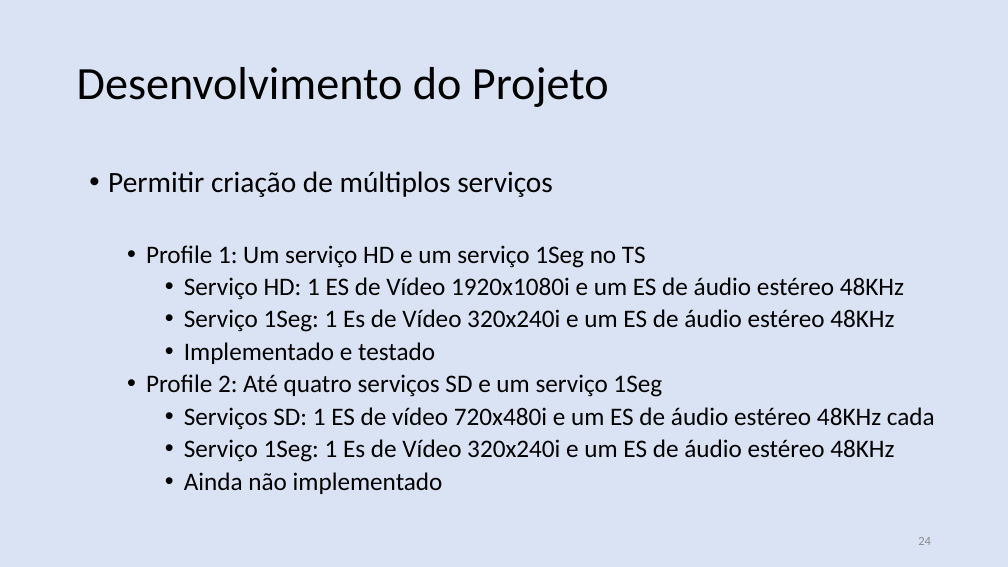
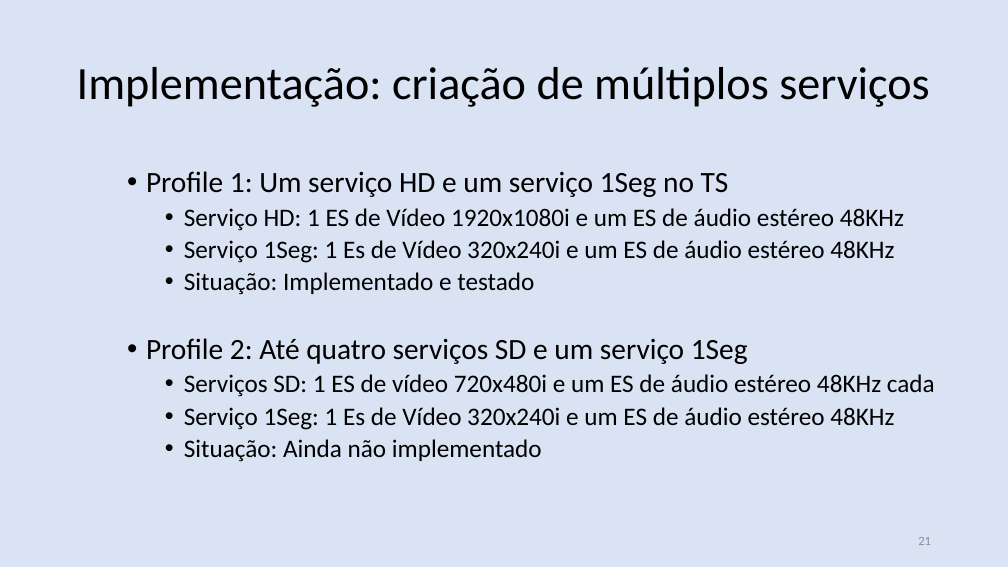
Before and after one commit to nasall2/TCC, a slide deck: slide 21 of relatorio/abntex2-modelos-1.9.2/figuras/apresentacao.pptx (slide 24 before the commit). Drawn at 1008x567 pixels with LibreOffice and Linux fonts; fonts in the diff are those of the drawing. Boxes give left, top, right and bottom in pixels: in the first picture for what was removed or moved away, otherwise in the second. Text is boxed around its words. In the diff, an @@ line names an element or a change of style, - is before the commit and + after.

```diff
--- a/relatorio/abntex2-modelos-1.9.2/figuras/apresentacao.pptx
+++ b/relatorio/abntex2-modelos-1.9.2/figuras/apresentacao.pptx
@@ text at (77,67,929,107): text changed @@
-Desenvolvimento do Projeto
+Implementação: criação de múltiplos serviços
@@ text at (108,171,553,197): paragraph removed @@
-• Permitir criação de múltiplos serviços
@@ text at (146,171,748,364): size 24 to 28 pt in "Profile 1: Um serviço HD e um ...", "Profile 2: Até quatro serviços SD e ..." @@
@@ text at (184,272,534,295): text changed @@
-    • Implementado e testado
+    • Situação: Implementado e testado
@@ text at (184,439,542,462): text changed @@
-    • Ainda não implementado
+    • Situação: Ainda não implementado
@@ page number at (918,537,931,545): text changed @@
-24
+21
```
Also in this commit, not shown: 17 other slides changed, 3 slides removed, 1 other file.
